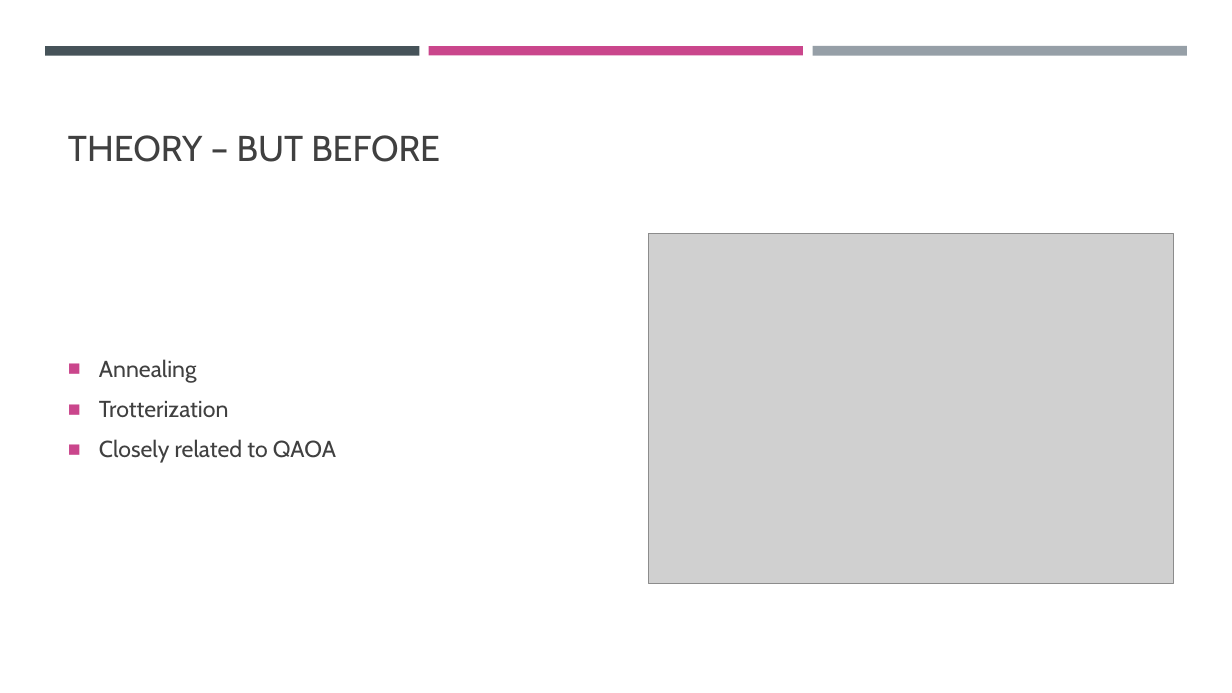
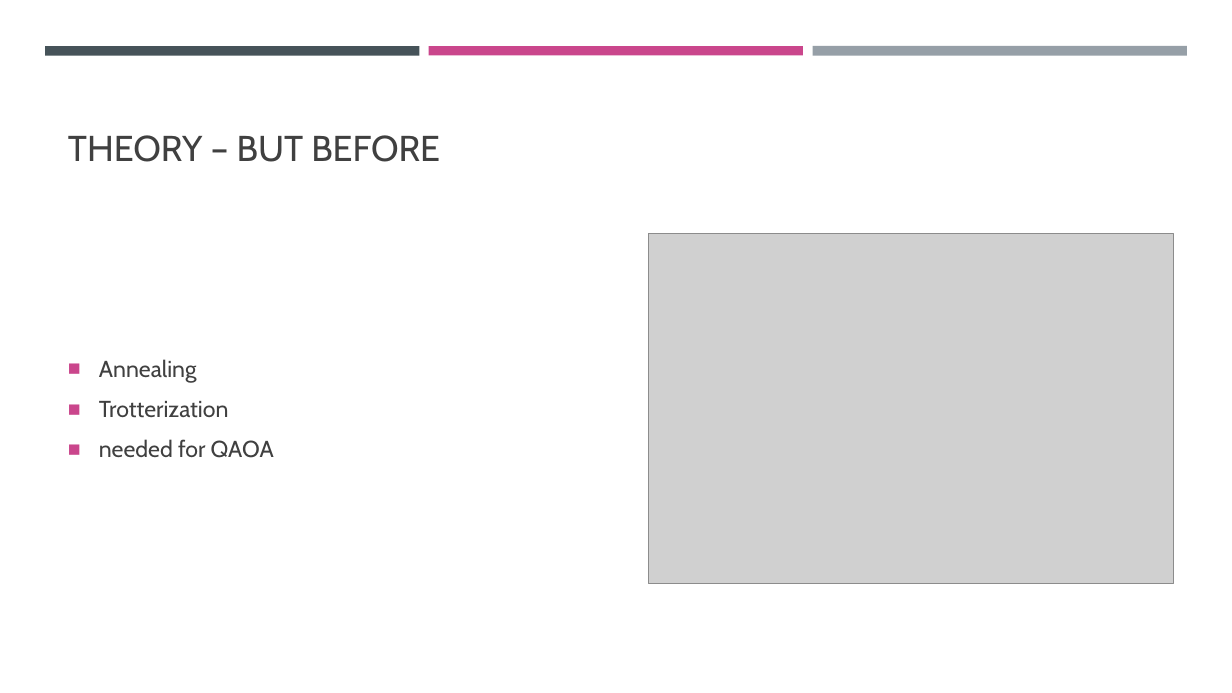
Before and after one commit to CodeJP97/QHT-2022-WoQ, a slide deck: slide 5 of Lecture.pptx. Drawn at 1232x693 pixels with LibreOffice and Linux fonts; fonts in the diff are those of the drawing; grey boxes stand for pictures. Boxes give left, top, right and bottom in pixels: in the first picture for what was removed or moved away, otherwise in the second. Text is boxed around its words. In the diff, an @@ line names an element or a change of style, - is before the commit and + after.

```diff
--- a/Lecture.pptx
+++ b/Lecture.pptx
@@ text at (99, 439, 274, 458): text changed @@
-■ Closely related to QAOA
+■ needed for QAOA
```
Also in this commit, not shown: 5 other slides changed.
